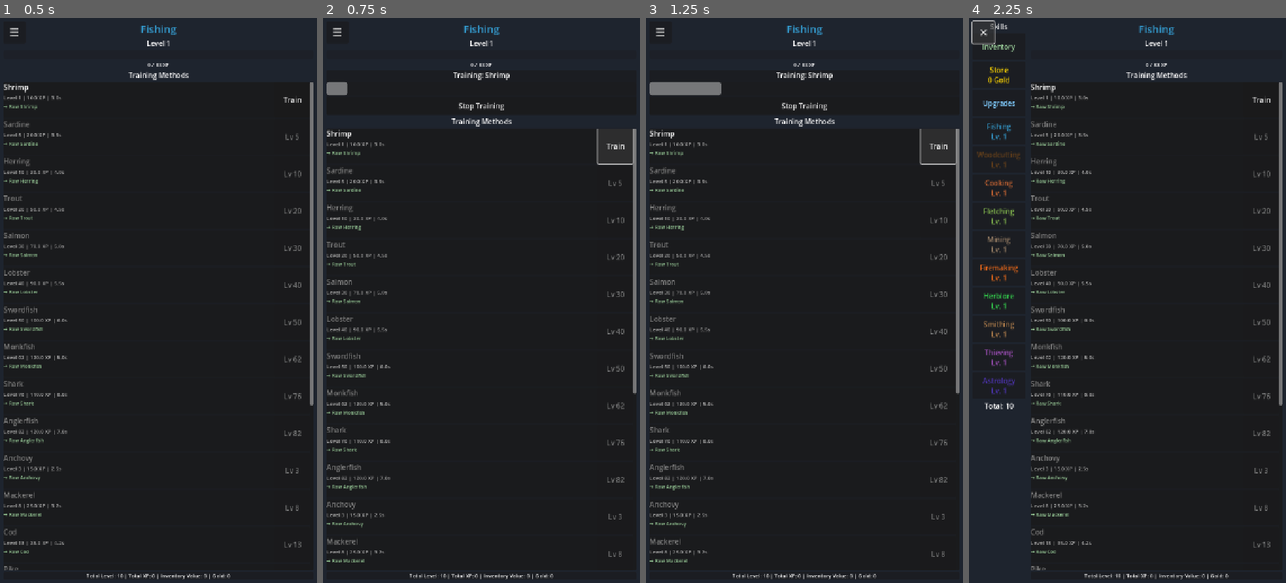
Above: before the commit, frames 1-4 (left to right).
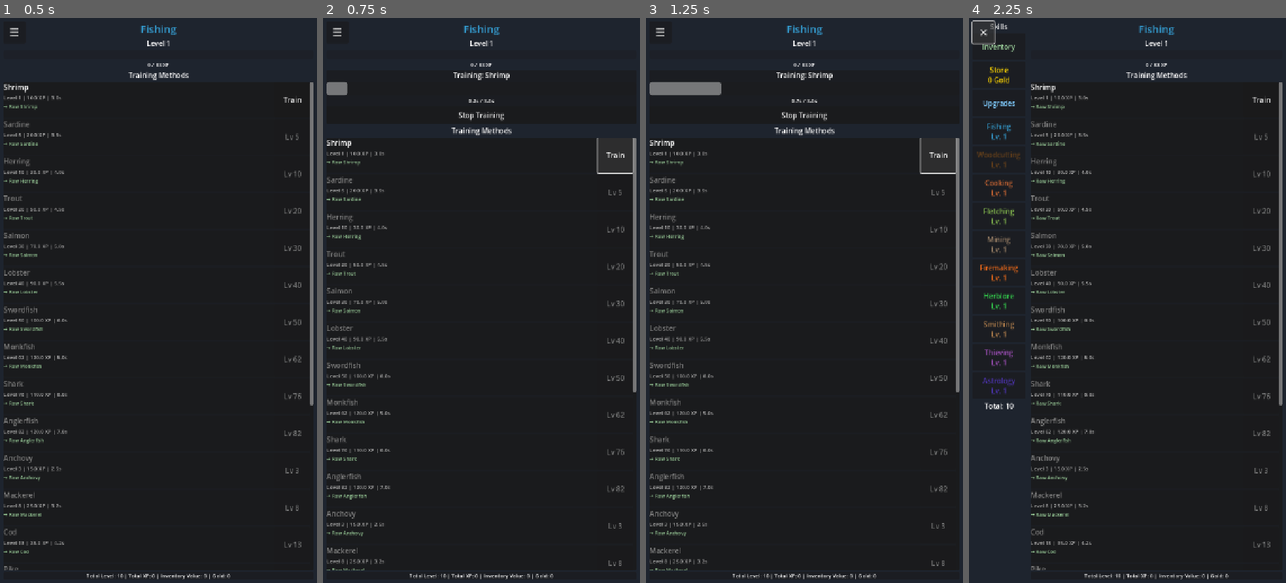
Above: after the commit, the same moments.

Repository: fahmed93/idlescapers
Game: Godot game, scene res://scenes/main.tscn
Two runs of this game, one before a commit and one after it. Both use one fixed random seed, a clock stepped at 60 frames per second and the inputs below. This scene is started directly instead of the project's main scene.
Inputs:
- Up to frame 1 (0.5 s): no input
- Up to frame 2 (0.75 s): click "Train" at 0.5 s
- Up to frame 3 (1.25 s): no input
- Up to frame 4 (2.25 s): click "Stop Training" at 1.25 s; click "☰" at 2 s

Frame 1 is identical in both runs. In frame 2, 4.4% of the frame differs, in the area x 1-99%, y 14-98%; in frame 3, 4.4%; in frame 4, nothing differs.

Commit message:
Add time elapsed/action time display under action timer
Co-authored-by: fahmed93 <4407704+fahmed93@users.noreply.github.com>

Diff:
--- a/scenes/main.tscn
+++ b/scenes/main.tscn
@@ -87,6 +87,12 @@
 custom_minimum_size = Vector2(0, 30)
 layout_mode = 2
 show_percentage = false
+
+[node name="TrainingTimeLabel" type="Label" parent="HSplitContainer/MainContent/TrainingPanel/VBoxContainer"]
+layout_mode = 2
+theme_override_font_sizes/font_size = 12
+text = "0.0s / 0.0s"
+horizontal_alignment = 1
 
 [node name="StopButton" type="Button" parent="HSplitContainer/MainContent/TrainingPanel/VBoxContainer"]
 custom_minimum_size = Vector2(0, 40)
--- a/scripts/main.gd
+++ b/scripts/main.gd
@@ -20,6 +20,7 @@
 @onready var training_panel: PanelContainer = $HSplitContainer/MainContent/TrainingPanel
 @onready var training_label: Label = $HSplitContainer/MainContent/TrainingPanel/VBoxContainer/TrainingLabel
 @onready var training_progress: ProgressBar = $HSplitContainer/MainContent/TrainingPanel/VBoxContainer/TrainingProgressBar
+@onready var training_time_label: Label = $HSplitContainer/MainContent/TrainingPanel/VBoxContainer/TrainingTimeLabel
 @onready var stop_button: Button = $HSplitContainer/MainContent/TrainingPanel/VBoxContainer/StopButton
 @onready var inventory_panel: PanelContainer = $HSplitContainer/MainContent/InventoryPanel
 @onready var inventory_list: GridContainer = $HSplitContainer/MainContent/InventoryPanel/VBoxContainer/ScrollContainer/InventoryGrid
@@ -237,6 +238,7 @@
 	var method := GameManager.get_current_training_method()
 	if method:
 		training_label.text = "Training: %s" % method.name
+		training_time_label.text = "0.0s / %.1fs" % method.action_time
 	training_panel.visible = true
 	training_progress.value = 0
 
@@ -246,12 +248,15 @@
 func _hide_training_panel() -> void:
 	training_panel.visible = false
 	training_progress.value = 0
+	training_time_label.text = "0.0s / 0.0s"
 
 func _update_training_progress() -> void:
 	var method := GameManager.get_current_training_method()
 	if method:
 		var progress := (GameManager.training_progress / method.action_time) * 100.0
 		training_progress.value = progress
+		# Update time label to show elapsed/total time
+		training_time_label.text = "%.1fs / %.1fs" % [GameManager.training_progress, method.action_time]
 
 func _on_skill_xp_gained(skill_id: String, _xp: float) -> void:
 	if skill_id == selected_skill_id:
